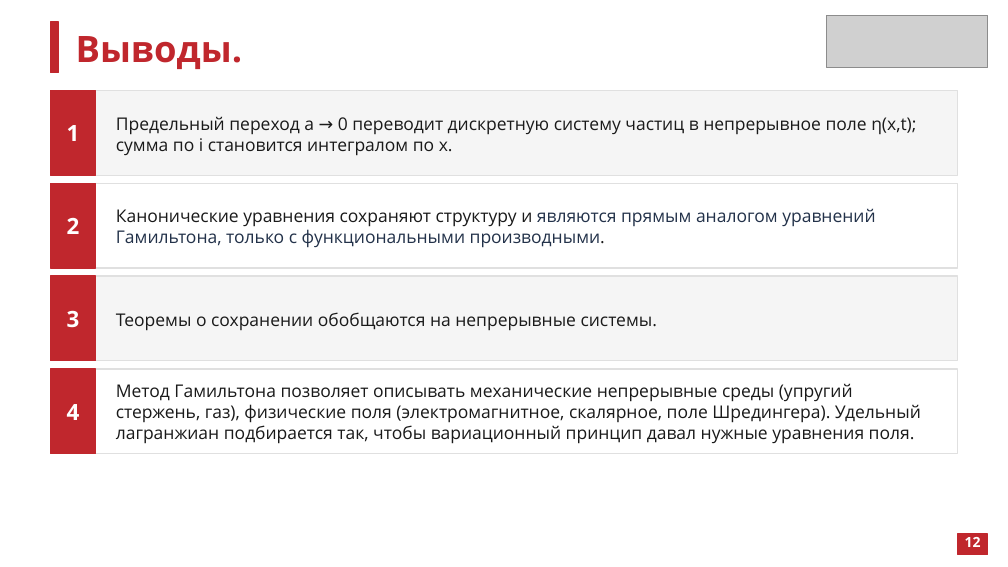
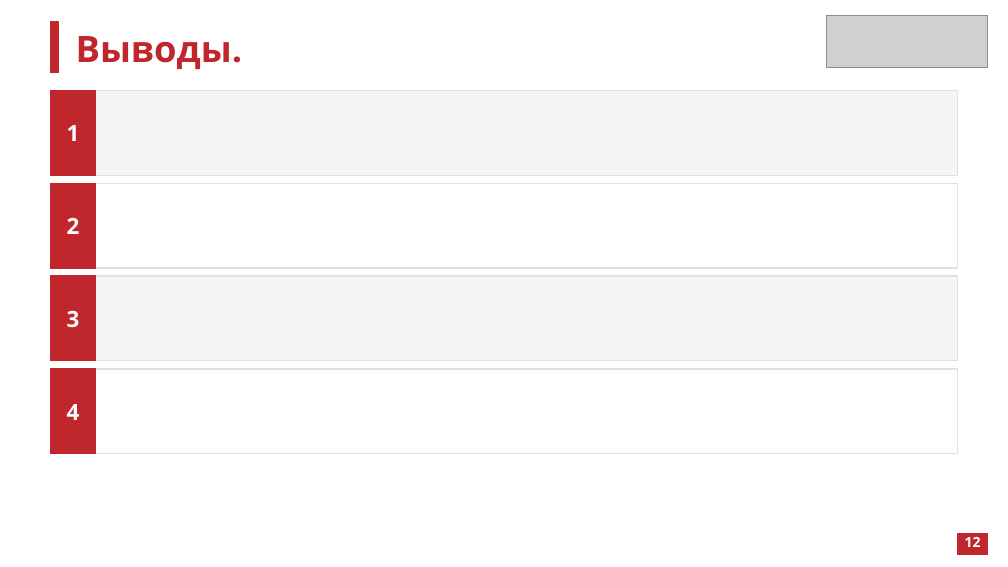
Before and after one commit to atelitsin/sinai_billiard, a slide deck: slide 10 of sinai_billiard.pptx (slide 18 before the commit). Drawn at 1008x567 pixels with LibreOffice and Linux fonts; fonts in the diff are those of the drawing; grey boxes stand for pictures. Boxes give left, top, right and bottom in pixels: in the first picture for what was removed or moved away, otherwise in the second. Text is boxed around its words. In the diff, an @@ line names an element or a change of style, - is before the commit and + after.

```diff
--- a/sinai_billiard.pptx
+++ b/sinai_billiard.pptx
@@ text removed at box(116, 116, 916, 156) @@
-Предельный переход a → 0 переводит дискретную систему частиц в непрерывное поле η(x,t); сумма по i становится интегралом по x.
@@ text removed at box(116, 208, 875, 248) @@
-Канонические уравнения сохраняют структуру и являются прямым аналогом уравнений Гамильтона, только с функциональными производными.
@@ text removed at box(116, 312, 657, 331) @@
-Теоремы о сохранении обобщаются на непрерывные системы.
@@ text removed at box(116, 383, 921, 444) @@
-Метод Гамильтона позволяет описывать механические непрерывные среды (упругий стержень, газ), физические поля (электромагнитное, скалярное, поле Шредингера). Удельный лагранжиан подбирается так, чтобы вариационный принцип давал нужные уравнения поля.
```
Also in this commit, not shown: 4 other slides changed, 2 slides added, 10 slides removed.
